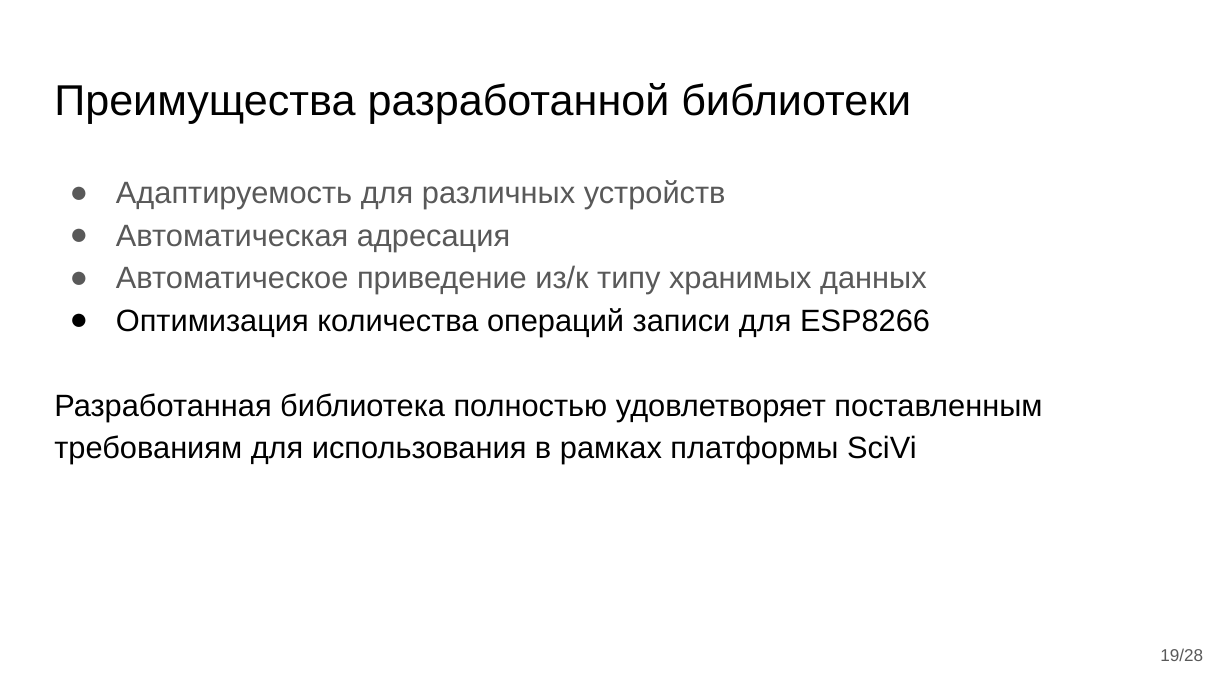
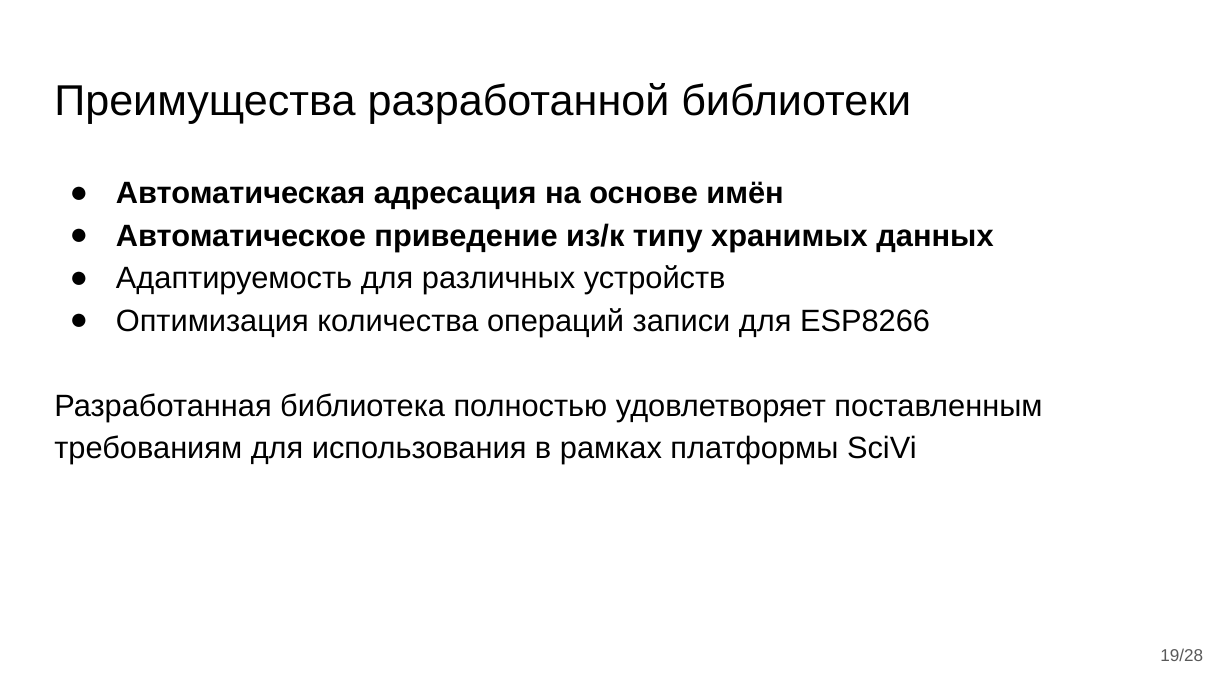
Before and after one commit to almiluk/bachelor_thesis, a slide deck: slide 19 of presentation/ВКР Лукьянов.pptx. Drawn at 1232x693 pixels with LibreOffice and Linux fonts; fonts in the diff are those of the drawing. Boxes give left, top, right and bottom in pixels: in the first picture for what was removed or moved away, otherwise in the second. Text is boxed around its words. In the diff, an @@ line names an element or a change of style, - is before the commit and + after.

```diff
--- a/presentation/ВКР Лукьянов.pptx
+++ b/presentation/ВКР Лукьянов.pptx
@@ text at (116, 181, 993, 252): paragraphs added @@
+● Автоматическая адресация на основе имён
+● Автоматическое приведение из/к типу хранимых данных
@@ text at (116, 225, 927, 294): paragraphs removed @@
-● Автоматическая адресация
-● Автоматическое приведение из/к типу хранимых данных
@@ text at (116, 265, 726, 294): text colour #595959 to #000000 in "Адаптируемость для различных устройств"; bullet colour #595959 to #000000 @@
```
Also in this commit, not shown: 14 other slides changed, 2 slides added, 1 other file.
